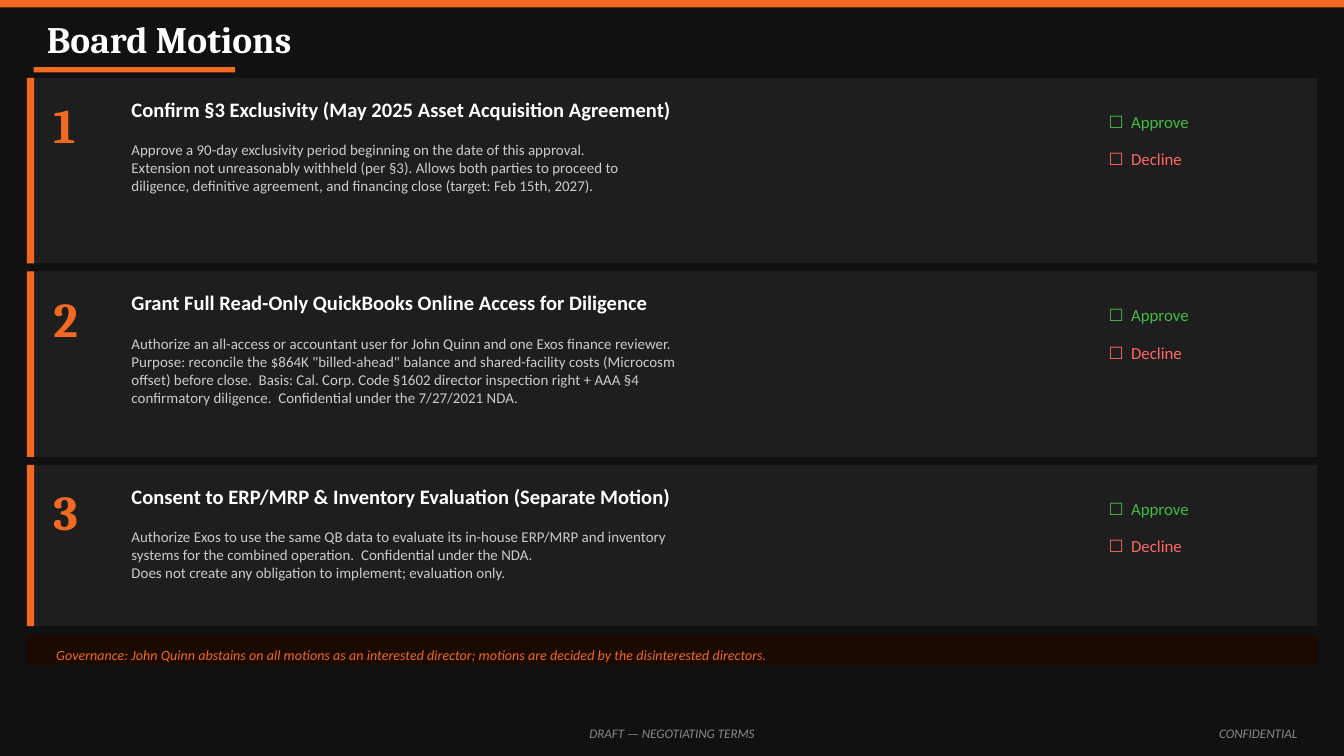
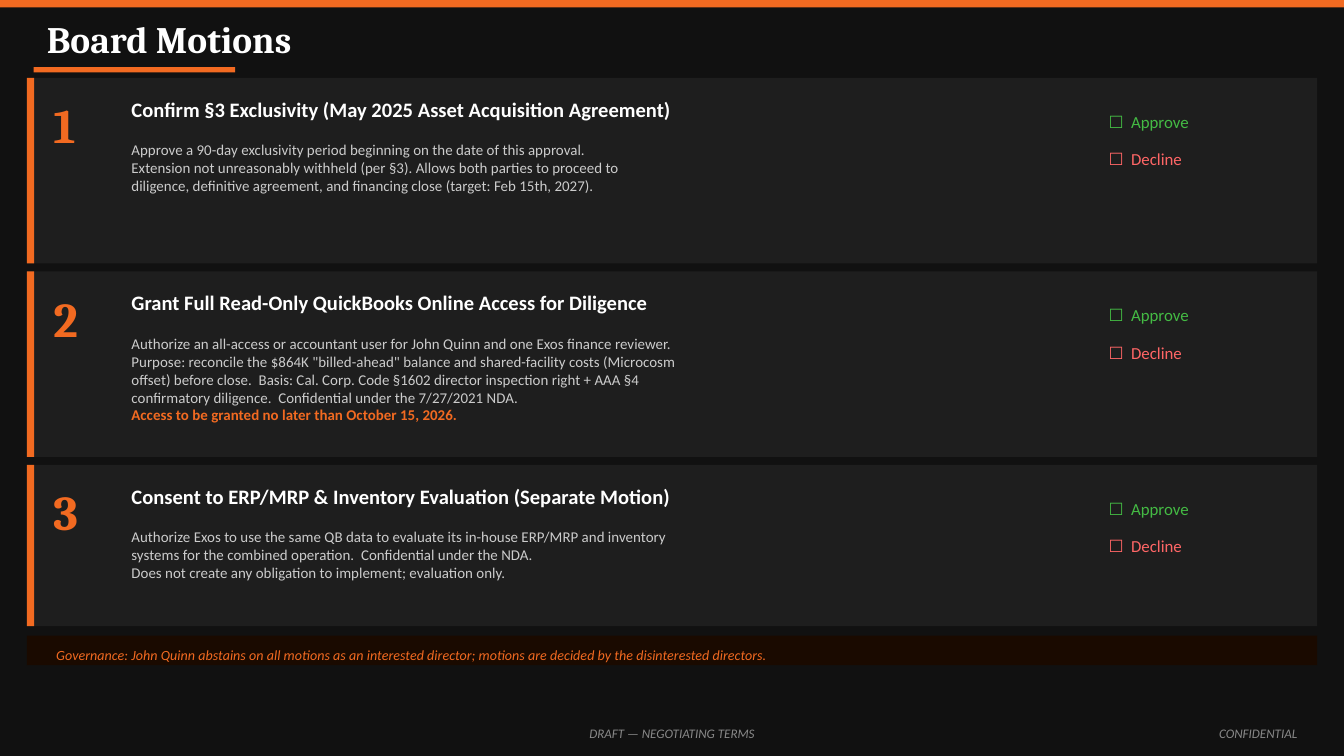
Before and after one commit to ExosAerospace/workspace, a slide deck: slide 11 of drafts/Exos_SSLC_Board_Offer_Overview_2026-10-10_r2.pptx. Drawn at 1344x756 pixels with LibreOffice and Linux fonts; fonts in the diff are those of the drawing. Boxes give left, top, right and bottom in pixels: in the first picture for what was removed or moved away, otherwise in the second. Text is boxed around its words. In the diff, an @@ line names an element or a change of style, - is before the commit and + after.

Commit message:
deck r2: Motion 2 deadline Oct 15; rebuild board package
Slide 11 Motion 2: added 'Access to be granted no later than
October 15, 2026.' in orange bold below the NDA line.

Board package rebuilt with current QB access letter
(DRAFT banner stripped; Oct 15 deadline text per updated letter).

MC task #2414 | John Quinn 2026-10-10

```diff
--- a/drafts/Exos_SSLC_Board_Offer_Overview_2026-10-10_r2.pptx
+++ b/drafts/Exos_SSLC_Board_Offer_Overview_2026-10-10_r2.pptx
@@ text at <box>131,409,457,423</box>: paragraph added @@
+Access to be granted no later than October 15, 2026.
```
Also in this commit, not shown: 2 other files.
